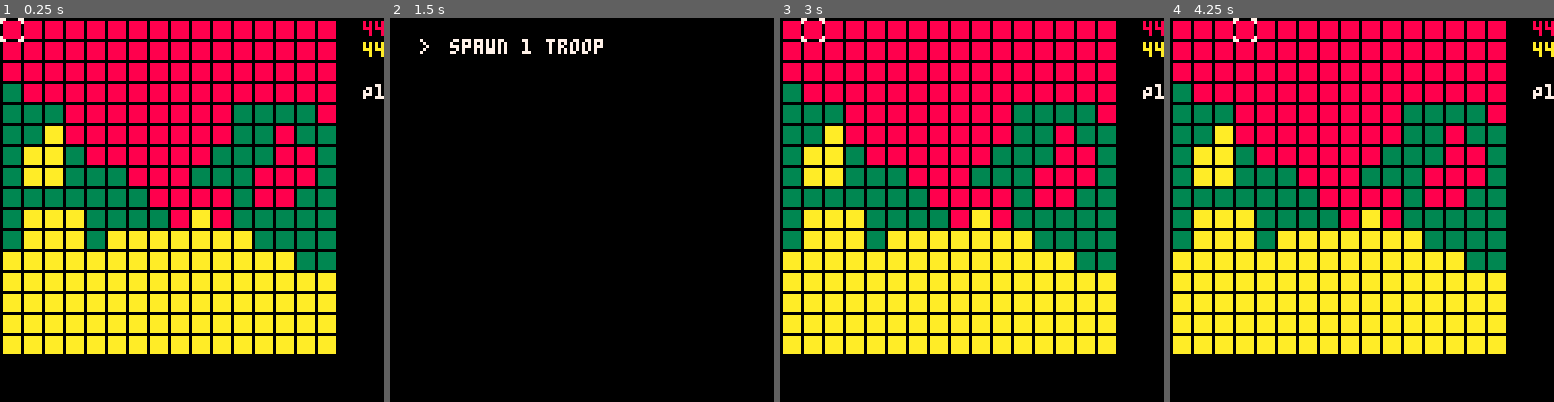
Above: before the commit, frames 1-4 (left to right).
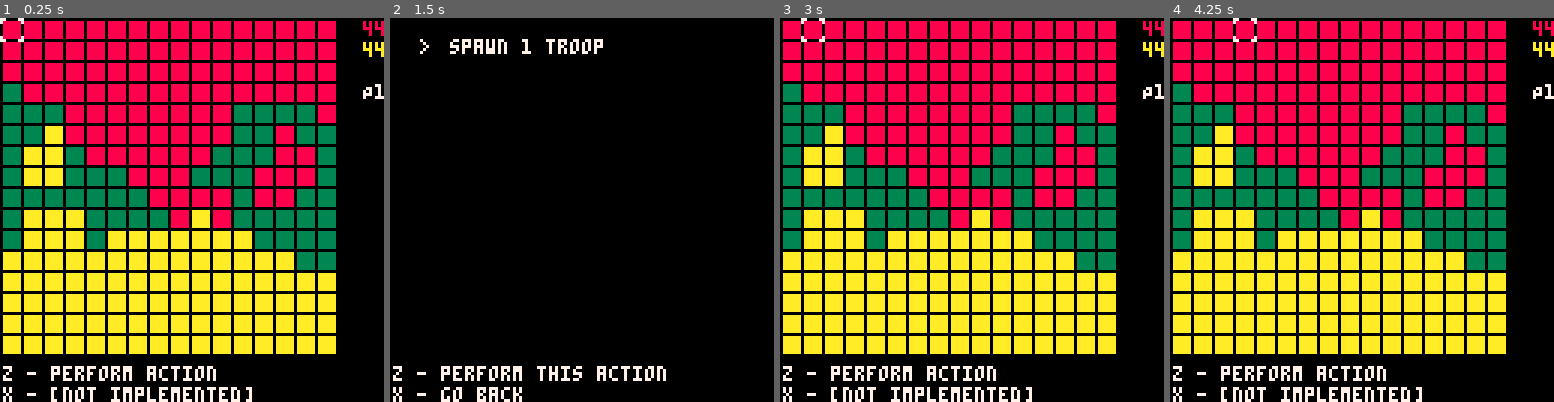
Above: after the commit, the same moments.

Repository: CicadaCinema/Shapebase
Game: PICO-8 cartridge main.p8
Same seed, same stepped clock (60 frames per second), same inputs: the game is played once before the commit and once after it.
Inputs:
- Up to frame 1 (0.25 s): no input
- Up to frame 2 (1.5 s): tap O (Z key) at 0.33, 0.7, 1.43 s; tap X (X key) at 1.07 s
- Up to frame 3 (3 s): hold Left 1.97-2.37 s; tap X (X key) at 2.07, 2.4, 2.73 s; tap O (Z key) at 2.22 s; hold Down 2.42-2.82 s; hold Right from 2.87 s (still down)
- Up to frame 4 (4.25 s): tap X (X key) every 0.33 s from 3.07 to 4.07 s; tap O (Z key) at 3.1, 3.98 s; release Right at 3.53 s; hold Up 3.58-4.08 s; hold Right from 4.13 s (still down)

The runs differ from the first frame. In frame 1, 1.8% of the frame differs, in the area x 0-66%, y 90-100%; in frame 2, 1.5%; in frame 3, 1.8%; in frame 4, 1.8%.

Commit message:
display controls

Diff:
--- a/main.p8
+++ b/main.p8
@@ -153,6 +153,10 @@
 
 		-- display current player
 		print("P"..current_player, 121, 22, 7)
+
+		-- display controls
+		print("z - perform action", 1, 116)
+		print("x - [not implemented]", 1, 123)
 	-- if on menu screen
 	else
 		-- display list of possible actions
@@ -162,6 +166,10 @@
 
 		-- display action cursor
 		print(">", 10, 7*action_cursor_pos, 7)
+
+		-- display controls
+		print("z - perform this action", 1, 116)
+		print("x - go back", 1, 123)
 	end
 end
 
